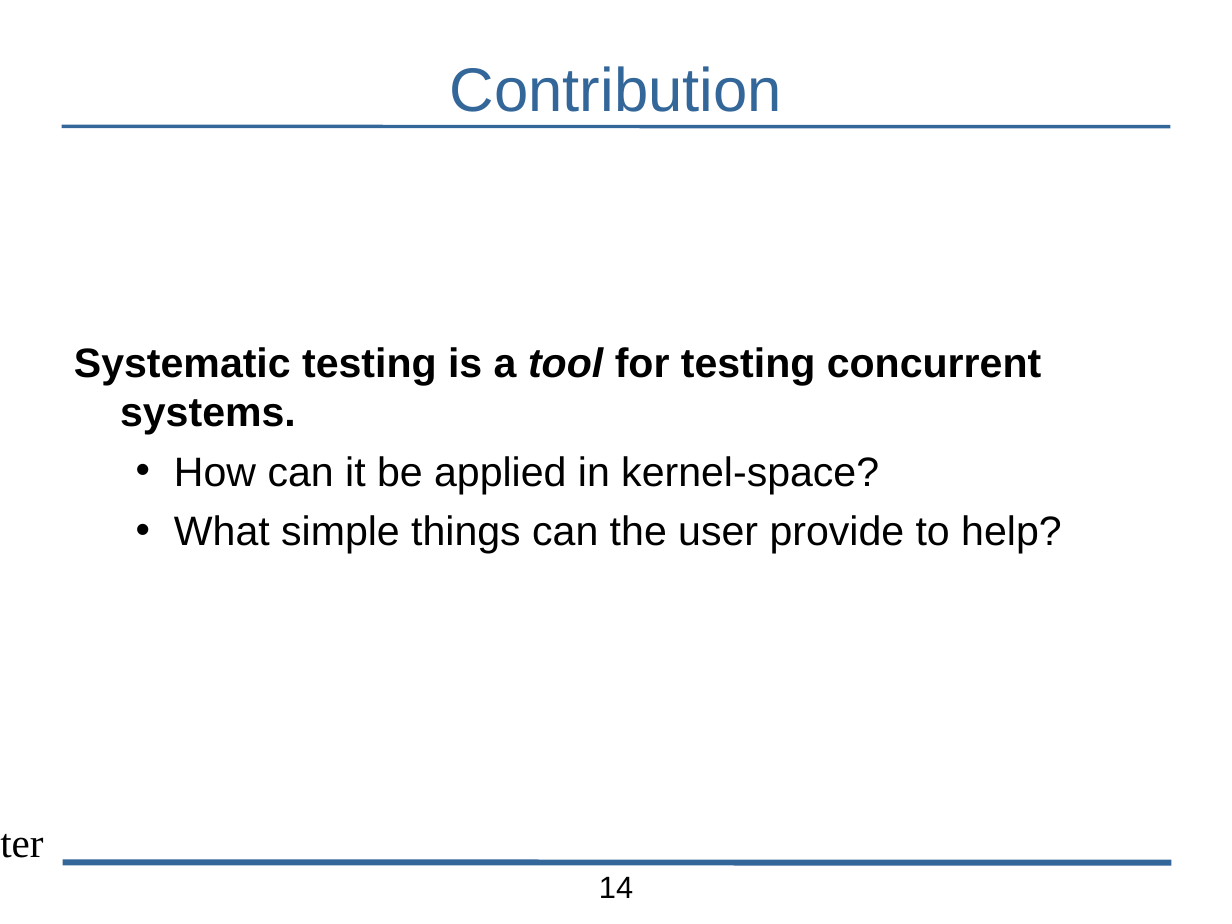
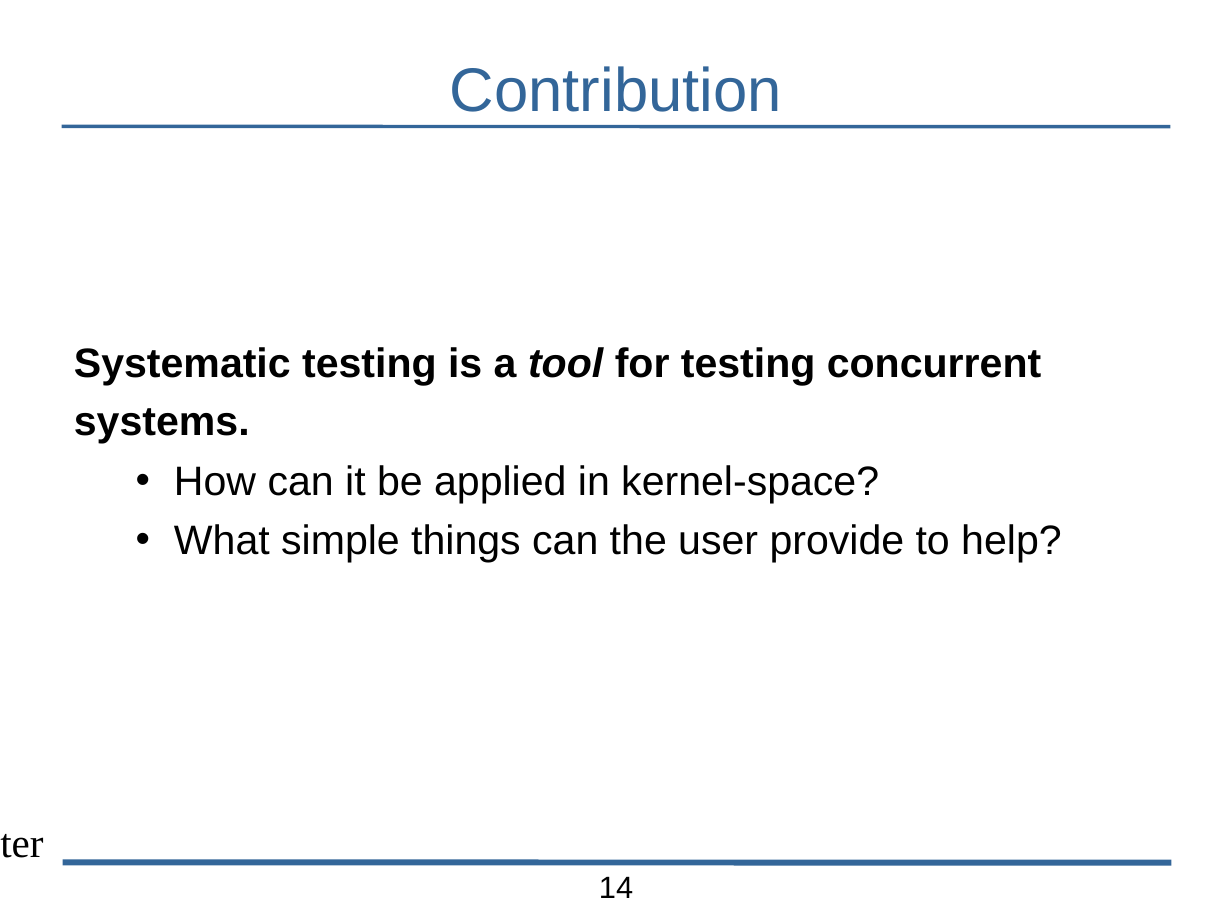
Before and after one commit to bblum/talks, a slide deck: slide 14 of pdl-retreat/pdl-talk.odp. Drawn at 1232x924 pixels with LibreOffice and Linux fonts; fonts in the diff are those of the drawing; background and template pictures are left out. Boxes give left, top, right and bottom in pixels: in the first picture for what was removed or moved away, otherwise in the second. Text is boxed around its words. In the diff, an @@ line names an element or a change of style, - is before the commit and + after.

```diff
--- a/pdl-retreat/pdl-talk.odp
+++ b/pdl-retreat/pdl-talk.odp
@@ text at [74,347,1041,444]: text changed @@
-Systematic testing is a tool for testing concurrent systems.
+Systematic testing is a tool for testing concurrent
+systems.
```
Also in this commit, not shown: 13 other slides changed, 7 other files.
